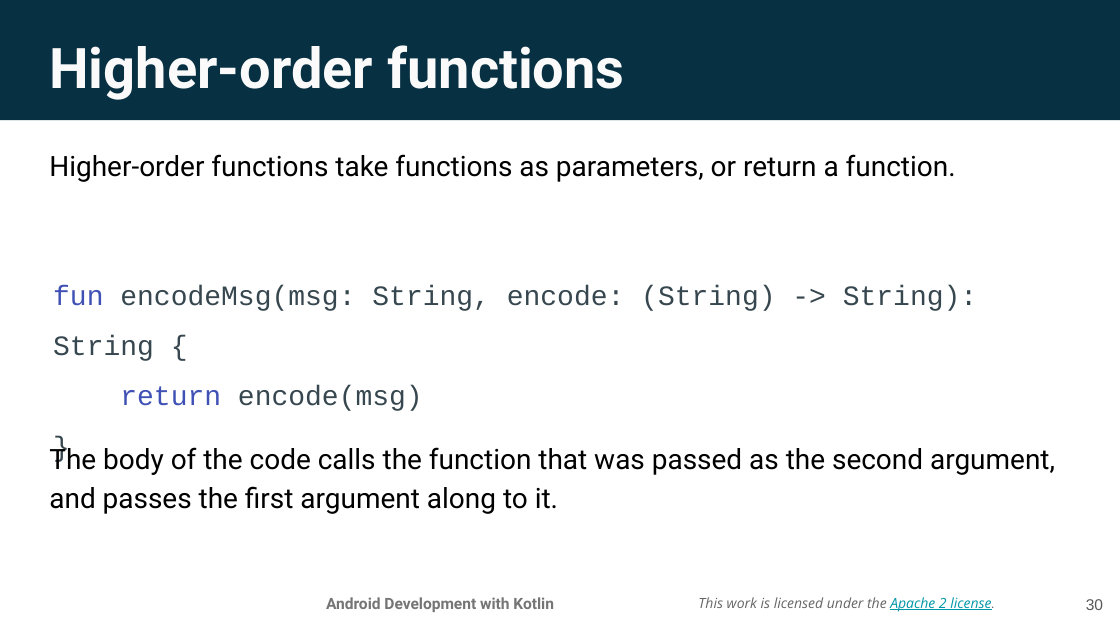
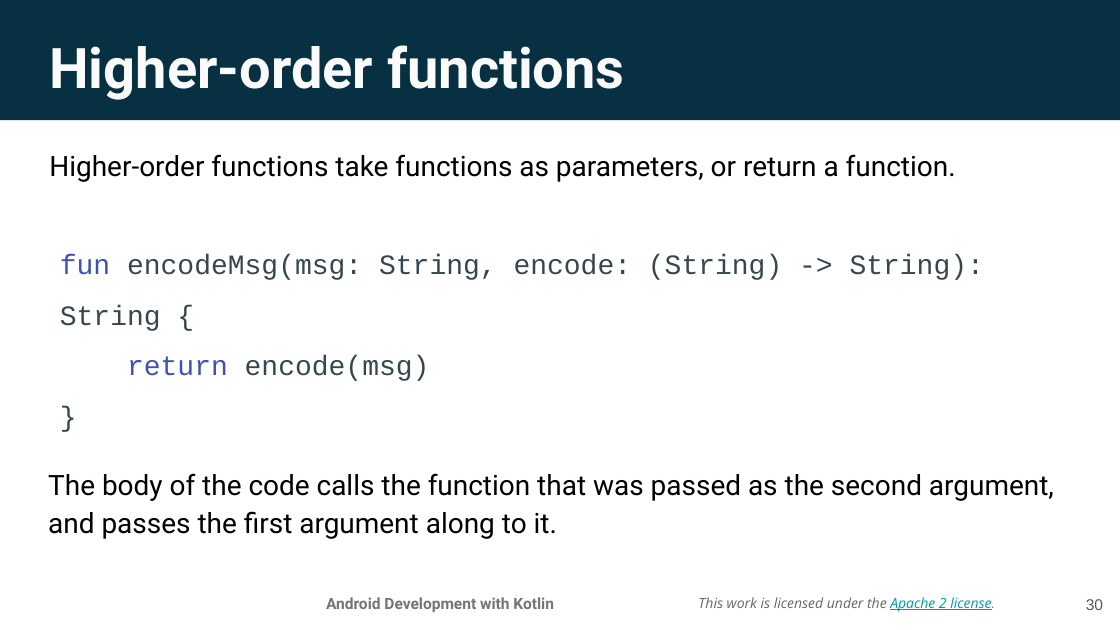
Before and after one commit to walkman617/IMD, a slide deck: slide 30 of AndroidDevKotlin/Unit1/Lesson 2 Functions.pptx. Drawn at 1120x630 pixels with LibreOffice and Linux fonts; fonts in the diff are those of the drawing; background and template pictures are left out. Boxes give left, top, right and bottom in pixels: in the first picture for what was removed or moved away, otherwise in the second. Text is boxed around its words. In the diff, an @@ line names an element or a change of style, - is before the commit and + after.

```diff
--- a/AndroidDevKotlin/Unit1/Lesson 2 Functions.pptx
+++ b/AndroidDevKotlin/Unit1/Lesson 2 Functions.pptx
@@ text "fun encodeMsg(msg: String, encode: (String) ...": place and size @@
-text "fun encodeMsg(msg: String, encode: (String) ..." at [53, 285, 977, 411]
+text "fun encodeMsg(msg: String, encode: (String) ..." at [60, 255, 984, 381]
@@ text "The body of the code ...": place and size @@
-text "The body of the code ..." at [49, 447, 1055, 514]
+text "The body of the code ..." at [48, 473, 1054, 539]
```
